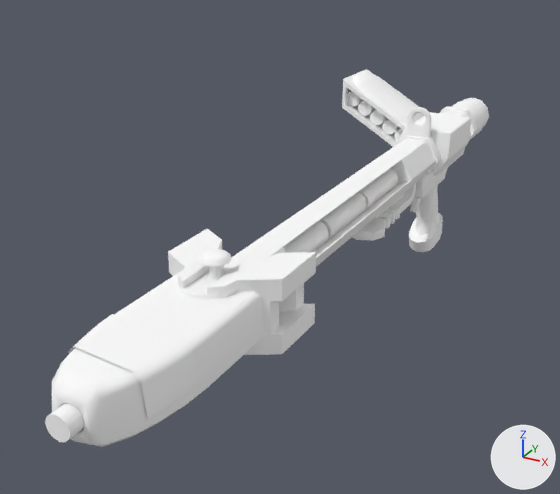
The glTF model glb/Wmn_Charger_Pencil_Cstm01.glb as it was, and as the next commit left it.
Rendered twice from a 50 mm lens placed at (0.76, -2.41, 0.9), pointed at (-0.18, -0.69, 0.05). Arrows for +X, +Y and +Z are at lower right; the lights stay in place. The first picture is the older version.

In view in the first picture: 'Bullet01__M_Body', 'Bullet02__M_Body', 'Bullet03__M_Body', 'Bullet04__M_Body', 'Bullet05__M_Body', 'mesh000_low__M_Body', 'mesh016_low__M_Glass', 'mesh017_low3__M_Sticker'.
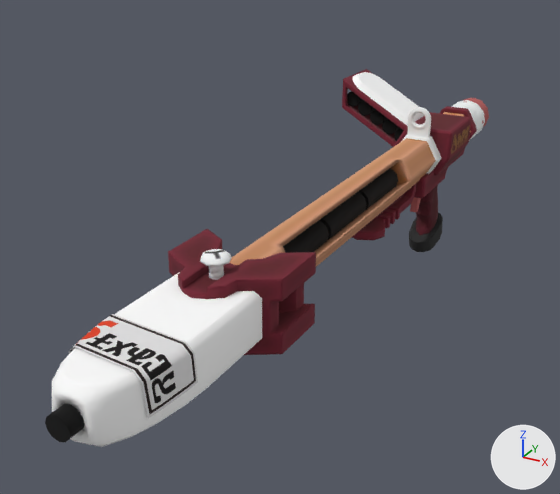
What differs and where, as boxes [x1, y1, x2, y2] in the pictures (560 x 494 px):
'mesh000_low__M_Body', surface changed (darker)
    both: [45, 69, 489, 442]
'mesh017_low3__M_Sticker', surface changed (darker)
    both: [69, 314, 198, 418]
'Bullet04__M_Body', surface changed (white to black)
    both: [358, 100, 376, 116]
'Bullet03__M_Body', surface changed (white to black)
    both: [370, 110, 388, 125]
'Bullet02__M_Body', surface changed (white to black)
    both: [382, 119, 400, 134]
'Bullet05__M_Body', surface changed (white to black)
    both: [347, 91, 363, 107]
'Bullet01__M_Body', surface changed
    both: [394, 128, 404, 141]

The change, as a list of edits to the scene's bpy script:
```text
Add img_weaponsticker_art_cstm01_alb:
    img_weaponsticker_art_cstm01_alb = load_image('WeaponSticker_Art_Cstm01_Alb', '_unpacked/WeaponSticker_Art_Cstm01_Alb', 512, 512, 'sRGB')
Add img_m_body_cstm01_alb:
    img_m_body_cstm01_alb = load_image('M_Body_Cstm01_Alb', '_unpacked/M_Body_Cstm01_Alb', 512, 512, 'sRGB')
Add img_m_body_cstm01_nrm:
    img_m_body_cstm01_nrm = load_image('M_Body_Cstm01_Nrm', '_unpacked/M_Body_Cstm01_Nrm', 512, 512, 'Non-Color')
Change mat_m_body:
    where n0 = _N.new('ShaderNodeBsdfPrincipled'); n0.name = 'Principled BSDF'
    remove n0.inputs[0].default_value = (1.0, 1.0, 1.0, 1.0)  # 'Base Color', white #ffffff
    add n2 = _N.new('ShaderNodeTexImage'); n2.name = 'Image Texture'
    add n2.image = img_m_body_cstm01_alb
    add n3 = _N.new('ShaderNodeNormalMap'); n3.name = 'Normal Map'
    add n3.uv_map = 'UVMap'
    add n4 = _N.new('ShaderNodeTexImage'); n4.name = 'Image Texture.001'
    add n4.image = img_m_body_cstm01_nrm
    add _L.new(n2.outputs[0], n0.inputs[0])  # 'Color' to 'Base Color'
    add _L.new(n3.outputs[0], n0.inputs[5])  # 'Normal' to 'Normal'
    add _L.new(n4.outputs[0], n3.inputs[1])  # 'Color' to 'Color'
Change mat_m_sticker:
    remove mat_m_sticker.base_color = (1.0, 1.0, 1.0)  # white #ffffff
    add mat_m_sticker.texture = img_weaponsticker_art_cstm01_alb
```
